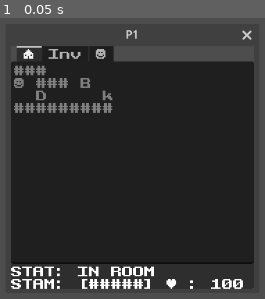
Above: before the commit, frame 1.
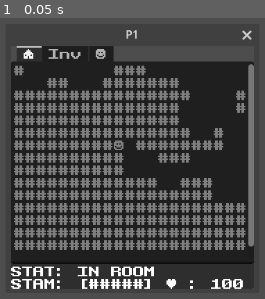
Above: after the commit, the same moment.

Repository: KaizNike/rlreddit-roguelike-tutorial-project-by-KN
Game: Godot game, scene res://src/player.tscn
The game is run twice, just before and just after one commit, with the same random seed, the same clock (stepped at 60 frames per second) and the same inputs. The project has no main scene, so this scene is started directly.
Inputs:
- Up to frame 1 (0.05 s): no input

The runs differ from the first frame. In frame 1, 25% of the frame differs, in the area x 5-96%, y 16-83%.

Commit message:
Part 3: Random Walk World Gen
Copied from: Breath of the Roguelike

Diff:
--- a/Multiplayer RL - RLReddit Project/src/globals/turnManager.gd
+++ b/Multiplayer RL - RLReddit Project/src/globals/turnManager.gd
@@ -2,8 +2,16 @@
 
 var multiplePlayers = false
 var players = []
+var seeds = []
+var map = []
+var map_size = Vector2i(300,300)
+@onready var drunk_steps = int((map_size.y*map_size.x)/8)
+@onready var drunk_minor_steps = int(drunk_steps * 0.75)
 # Called when the node enters the scene tree for the first time.
 func _ready():
+	randomize()
+	#map = generate_map()
+	#print("Loaded map!")
 	pass # Replace with function body.
 
 
@@ -15,3 +23,48 @@
 	if multiplePlayers:
 		return false
 	return true
+
+# Borrowed from Breath of the Roguelike
+func generate_map() -> Array:
+	var a = []
+	var minor_caves = randi() % 8
+	print("Minors: ", minor_caves)
+	var portion = 0.05
+	var steps = 0
+	for y in range(map_size.y):
+		for x in range(map_size.x):
+			steps += 1
+	portion = int(steps * portion)
+	steps = 0
+	for y in range(map_size.y):
+		var new_line = []
+		for x in range(map_size.x):
+			new_line.append("#")
+			steps += 1
+			if steps % portion == 0:
+				pass
+				#await get_tree().physics_frame
+		a.append(new_line)
+	print("CAVE GEN STEP 1: Base Coat")
+	var start = Vector2i(map_size/2)
+	seeds.append(start)
+	for step in range(drunk_steps):
+		a[start.y][start.x] = " "
+		var dir = Vector2i.ZERO
+		dir.x = (randi() % 3) - 1
+		if dir.x == 0:
+			dir.y = (randi() % 3) - 1
+		var end = start + dir
+		if end.x == 0 or end.y == 0 or end.x == map_size.x - 1 or end.y == map_size.y-1:
+			a[end.y][end.x] = "#"
+			continue
+		else:
+			start = end
+
+	print(a)
+	print("CAVE GEN DONE!")
+	seeds.shuffle()
+	var player = seeds.pop_front()
+	a[player.y][player.x] = "☻"
+	map = a.duplicate(true)
+	return a
--- a/Multiplayer RL - RLReddit Project/src/player.gd
+++ b/Multiplayer RL - RLReddit Project/src/player.gd
@@ -2,10 +2,11 @@
 
 ## Main Player Window - to be copied between players
 
-var Floor = []
+var visibleFloor = []
 var stam = 5
 var health = 100
 var status = "IN ROOM"
+var visible_size = Vector2i(21,15)
 
 @export var playerController = "k1"
 
@@ -24,7 +25,9 @@
 
 # Called when the node enters the scene tree for the first time.
 func _ready():
-	Floor = _get_text_as_array(%"⌂TextEdit".text)
+	#visibleFloor = _get_text_as_array(%"⌂TextEdit".text)
+	visibleFloor = _get_visible_floor(TurnManager.generate_map())
+	%"⌂TextEdit".text = _return_array_to_text(visibleFloor)
 	pass # Replace with function body.
 
 
@@ -69,17 +72,39 @@
 	return Pos
 
 
+func _get_visible_floor(array) -> Array:
+	var a = []
+	var pos = Vector2i(_find_player(array))
+	var find = pos - Vector2i(int(visible_size.x/2-1),int(visible_size.y/2-1))
+	for y in range(visible_size.y):
+		var new_line = []
+		find.x = pos.x - int(visible_size.x/2-1)
+		for x in range(visible_size.x):
+			if find.y < 0 or find.x < 0 or find.y > TurnManager.map_size.y or find.x > TurnManager.map_size.x:
+				continue
+			new_line.append(array[find.y][find.x])
+			find.x += 1
+		a.append(new_line)
+		find.y += 1
+	return a
+
 func move_player(dir):
 	var status_changed = false
-	var pos = _find_player(Floor)
+	var pos = _find_player(visibleFloor)
+	var globalPos = Vector2i(_find_player(TurnManager.map))
 	if not pos:
 		print("player not found")
 		return false
 	var loc = pos + dir
-	if loc.x < 0 or loc.x > Floor[0].size() - 1 or loc.y < 0 or loc.y > Floor.size() - 1:
-		%"⌂Stat1".text = "FEEL: " + "VOID"
-		return false
-	var Dest = Floor[loc.y][loc.x]
+	if loc.x < 0 or loc.x > visibleFloor[0].size() - 1 or loc.y < 0 or loc.y > visibleFloor.size() - 1:
+		visibleFloor = _get_visible_floor(TurnManager.map)
+		%"⌂TextEdit".text = _return_array_to_text(visibleFloor)
+		if loc.x < 0 or loc.x > visibleFloor[0].size() - 1 or loc.y < 0 or loc.y > visibleFloor.size() - 1:
+			%"⌂Stat1".text = "FEEL: " + "VOID"
+			return false
+		else:
+			pass
+	var Dest = visibleFloor[loc.y][loc.x]
 	if Dest in INTERACTS or Dest in ENTITIES:
 		_handle_player_interaction(loc,Dest)
 		status_changed = true
@@ -87,15 +112,17 @@
 		%"⌂Stat1".text = "FEEL: " + ALL[Dest]
 		return
 		pass
-	Floor[pos.y][pos.x] = "."
-	Floor[loc.y][loc.x] = "☻"
+	TurnManager.map[globalPos.y][globalPos.x] = "."
+	visibleFloor[pos.y][pos.x] = "."
+	TurnManager.map[globalPos.y+dir.y][globalPos.x+dir.x] = "☻"
+	visibleFloor[loc.y][loc.x] = "☻"
 	if not status_changed:
 		#print(dir)
 		var dirs = {"(0, 1)": "SOUTH", "(0, -1)": "NORTH", "(1, 0)": "WEST", "(-1, 0)": "EAST"}
 		if str(dir) in dirs.keys():
 			var text = "MOVE: " + dirs[str(dir)]
 			%"⌂Stat1".text = text
-	%"⌂TextEdit".text = _return_array_to_text(Floor)
+	%"⌂TextEdit".text = _return_array_to_text(visibleFloor)
 
 
 func _handle_player_interaction(loc,obj):
--- a/Multiplayer RL - RLReddit Project/src/player.tscn
+++ b/Multiplayer RL - RLReddit Project/src/player.tscn
@@ -28,7 +28,8 @@
 text = "###
 ☻ ### B
   D     k
-#########"
+#########
+"
 placeholder_text = "World! Hello!"
 editable = false
 
